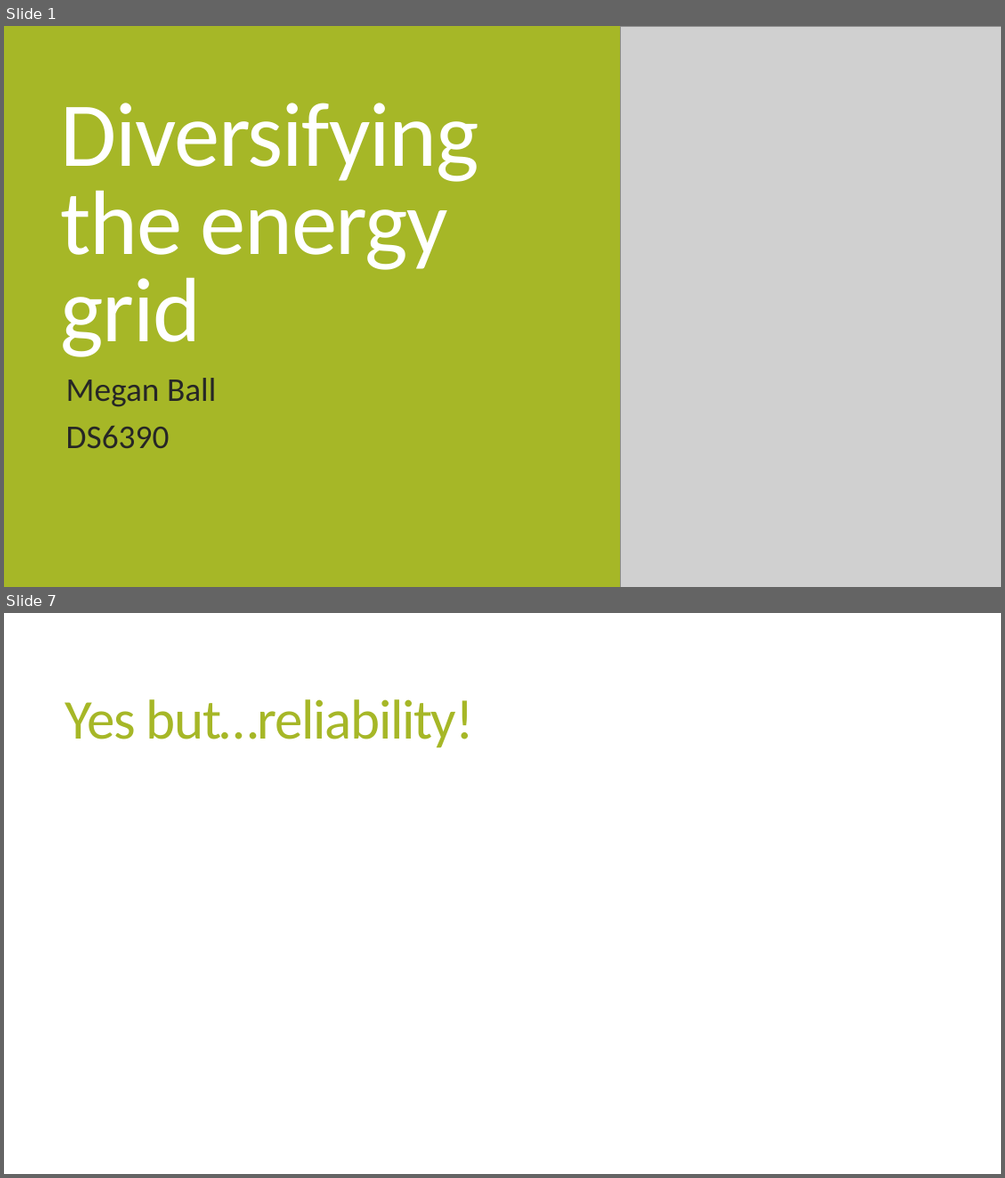
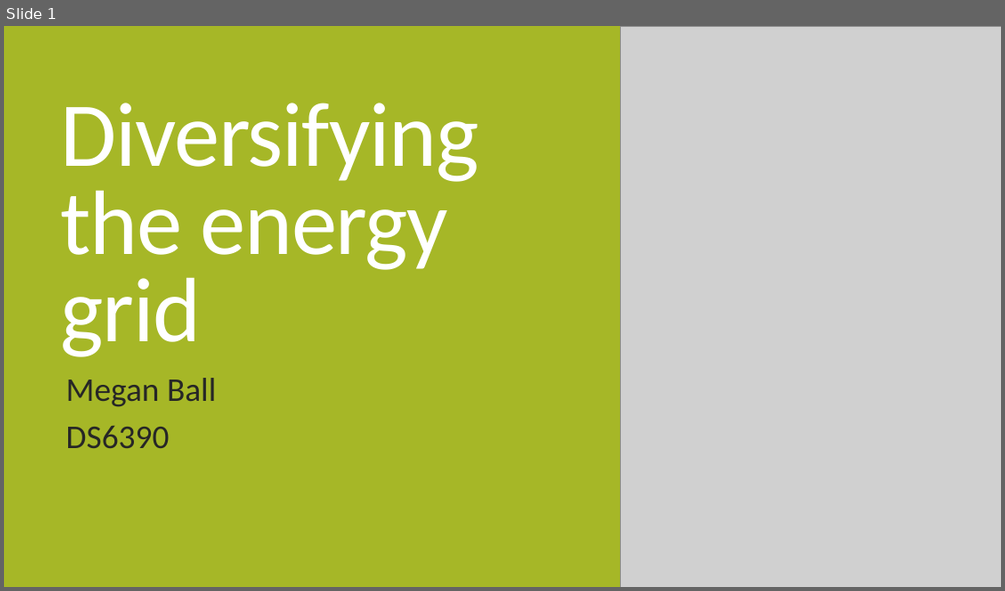
Before and after one commit to megball/DS6390-project, a slide deck: docs/MeganBall_Energy_DataStory_DS6390.pptx. Shown one above the other, each under a label of ours: slides 1 and 7 before the commit, slide 1 after it; the slides between them are not shown. The pictures are 1005x1178 and 1005x591 pixels, drawn with LibreOffice and Linux fonts; fonts in the diff are those of the drawing; grey boxes stand for pictures. Boxes give left, top, right and bottom in pixels: in the first picture for what was removed or moved away, otherwise in the second. Text is boxed around its words. In the diff, an @@ line names an element or a change of style, - is before the commit and + after.

```diff
--- a/docs/MeganBall_Energy_DataStory_DS6390.pptx
+++ b/docs/MeganBall_Energy_DataStory_DS6390.pptx
@@ slide 7 removed at box(4, 613, 1001, 1174), background #FFFFFF @@
@@ title removed at box(65, 699, 474, 747) @@
-Yes but…reliability!
```
Also in this commit, not shown: 3 slides changed, 4 slides added, 4 other slides removed, 21 other files.
